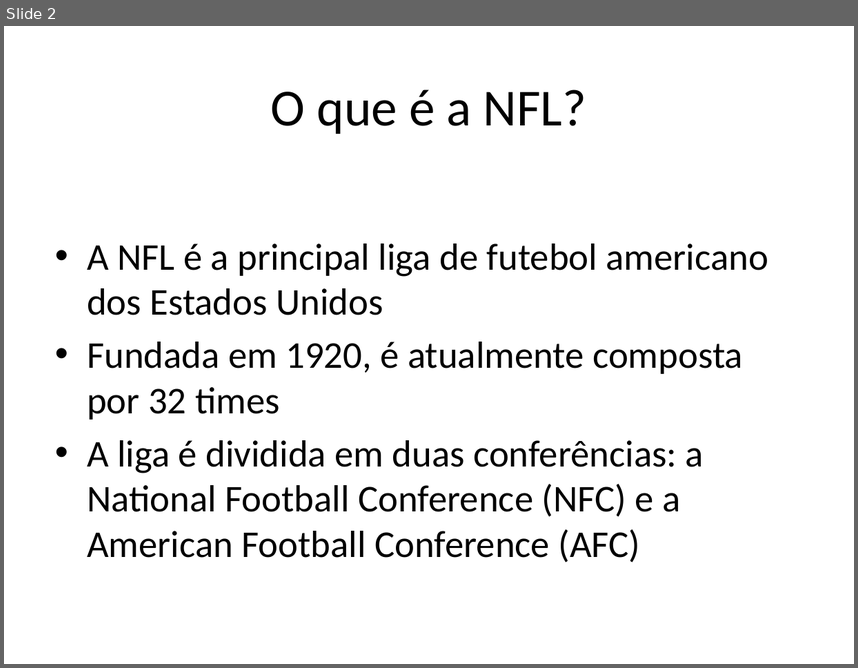
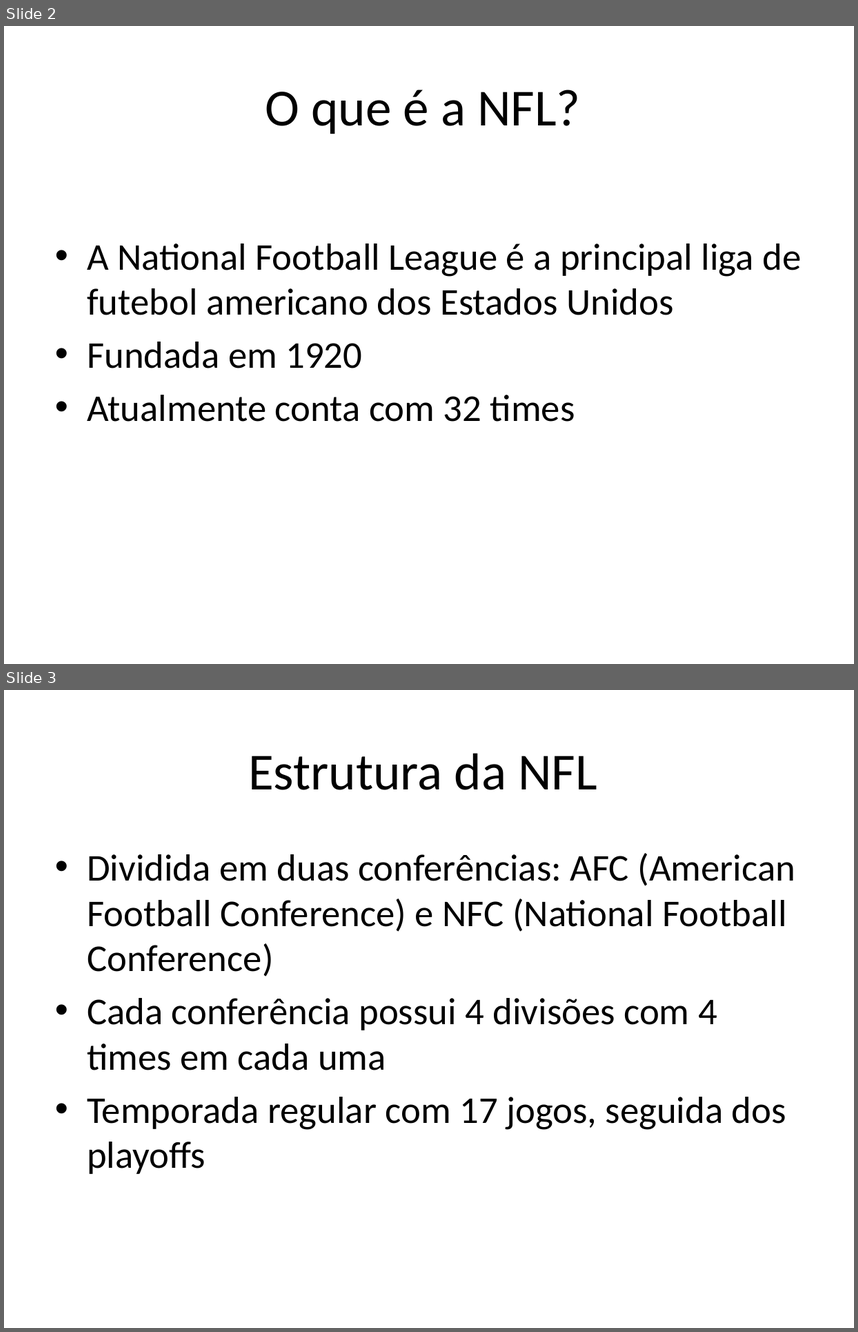
Before and after one commit to lcdlemos/EstagioNutes, a slide deck: IA/auto_apresentacao_IA.pptx. Shown one above the other, each under a label of ours: slide 2 before the commit, slides 2 and 3 after it. The pictures are 858x668 and 858x1332 pixels, drawn with LibreOffice and Linux fonts; fonts in the diff are those of the drawing. Boxes give left, top, right and bottom in pixels: in the first picture for what was removed or moved away, otherwise in the second. Text is boxed around its words. In the diff, an @@ line names an element or a change of style, - is before the commit and + after.

```diff
--- a/IA/auto_apresentacao_IA.pptx
+++ b/IA/auto_apresentacao_IA.pptx
@@ slide 3 added at (4,690,854,1328), background #FFFFFF @@
@@ title added at (248,753,597,790), 44 pt, text #000000 @@
+Estrutura da NFL
@@ text added at (87,853,796,1174), 32 pt, text #000000 @@
+• Dividida em duas conferências: AFC (American Football Conference) e NFC (National Football Conference)
+• Cada conferência possui 4 divisões com 4 times em cada uma
+• Temporada regular com 17 jogos, seguida dos playoffs
@@ slide 2 changed as well @@
@@ title "O que é a NFL?": place and size @@
-title "O que é a NFL?" at (271,89,587,134)
+title "O que é a NFL?" at (265,89,581,134)
@@ text at (87,243,801,421): text changed @@
-• A NFL é a principal liga de futebol americano dos Estados Unidos
-• Fundada em 1920, é atualmente composta por 32 times
-• A liga é dividida em duas conferências: a National Football Conference (NFC) e a American Football Conference (AFC)
+• A National Football League é a principal liga de futebol americano dos Estados Unidos
+• Fundada em 1920
+• Atualmente conta com 32 times
```
Also in this commit, not shown: 8 other slides changed, 8 other slides added, 5 slides removed, 7 other files.
